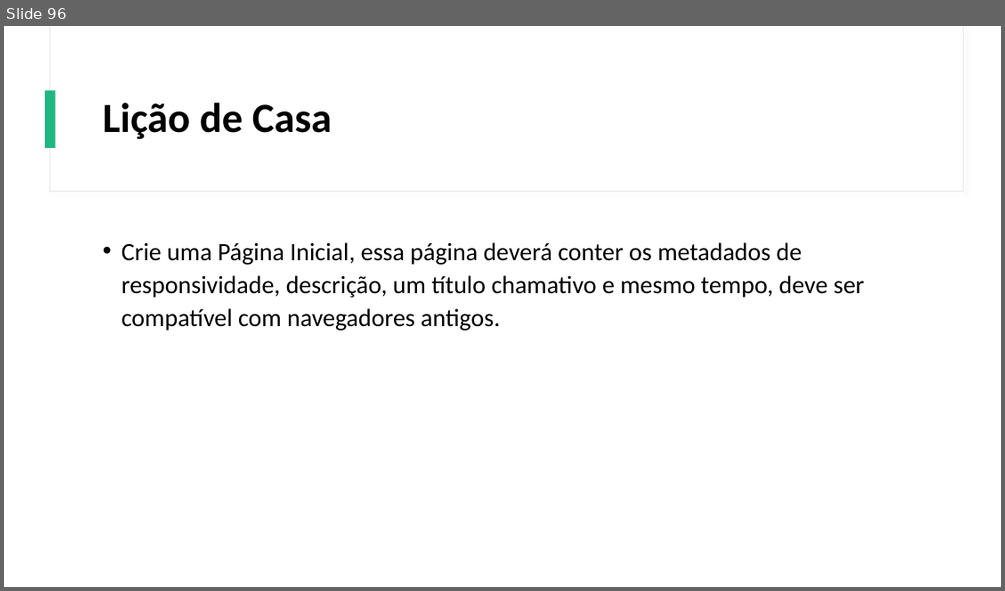
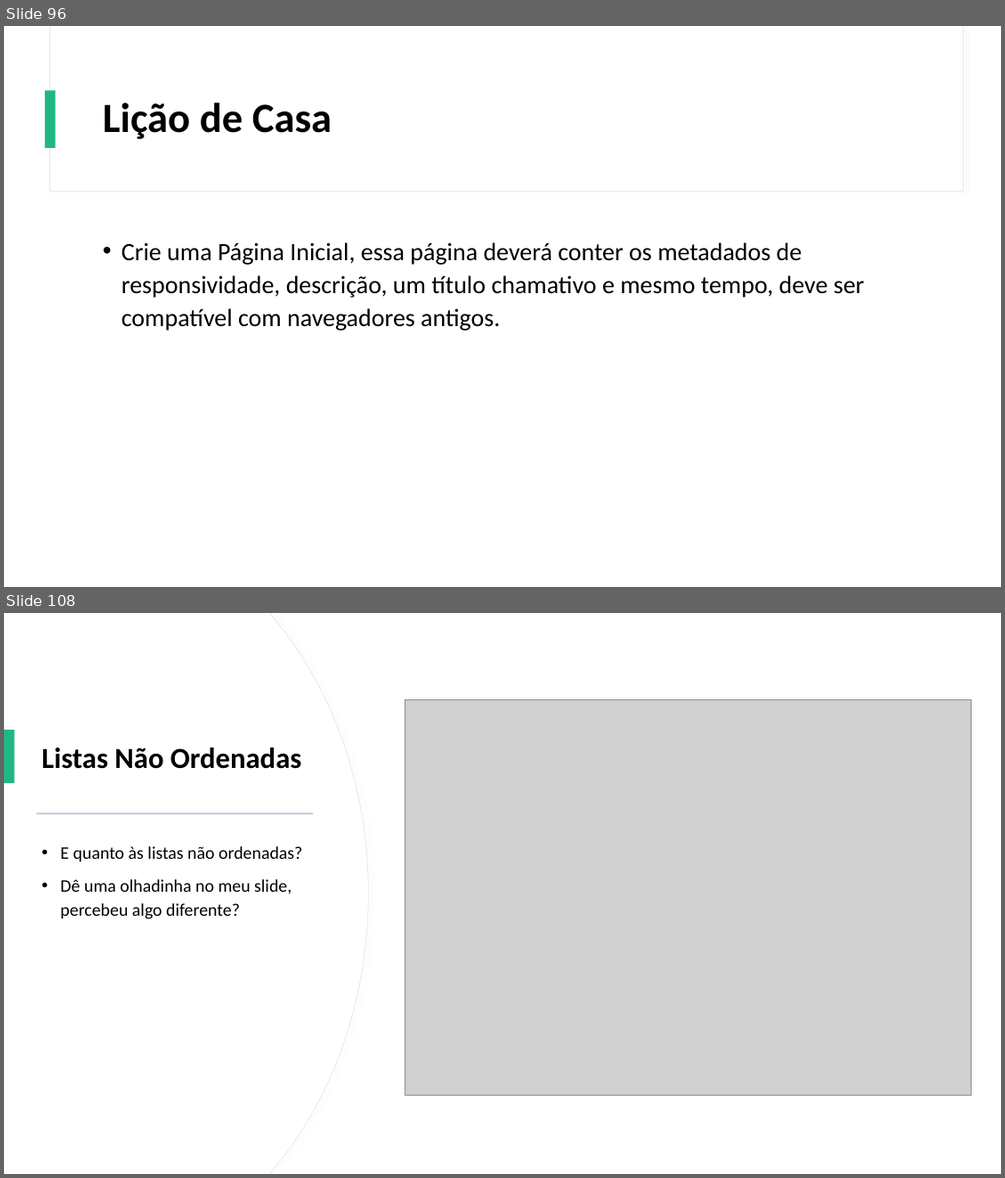
Before and after one commit to Gustavo6401/CursoHTMLCSS, a slide deck: Power Point/Curso de HTML e CSS.pptx. Shown one above the other, each under a label of ours: slide 96 before the commit, slides 96 and 108 after it; the slides between them are not shown. The pictures are 1005x591 and 1005x1178 pixels, drawn with LibreOffice and Linux fonts; fonts in the diff are those of the drawing; grey boxes stand for pictures. Boxes give left, top, right and bottom in pixels: in the first picture for what was removed or moved away, otherwise in the second. Text is boxed around its words. In the diff, an @@ line names an element or a change of style, - is before the commit and + after.

```diff
--- a/Power Point/Curso de HTML e CSS.pptx
+++ b/Power Point/Curso de HTML e CSS.pptx
@@ slide 108 added at (x1=4, y1=613, x2=1001, y2=1174), background #FFFFFF; not listed: 2 template elements that a slide beside it also shows @@
@@ rectangle added at (x1=4, y1=613, x2=1001, y2=1174), fill #FFFFFF @@
@@ freeform shape added at (x1=4, y1=613, x2=368, y2=1174), fill #FFFFFF, outline #E3E9EF 0.75 pt @@
@@ freeform shape added at (x1=4, y1=613, x2=367, y2=1174), fill #FFFFFF @@
@@ picture added at (x1=404, y1=699, x2=971, y2=1095) @@
@@ rectangle added at (x1=4, y1=730, x2=15, y2=784), fill #21B782 @@
@@ title added at (x1=41, y1=747, x2=301, y2=769), 28 pt, text #000000, bold @@
+Listas Não Ordenadas
@@ rectangle added at (x1=36, y1=812, x2=313, y2=814), fill #BAC9D8 @@
@@ text added at (x1=60, y1=846, x2=302, y2=919), 17 pt, text #000000 @@
+• E quanto às listas não ordenadas?
+• Dê uma olhadinha no meu slide, percebeu algo diferente?
```
Also in this commit, not shown: 14 other slides added, 2 other files.
